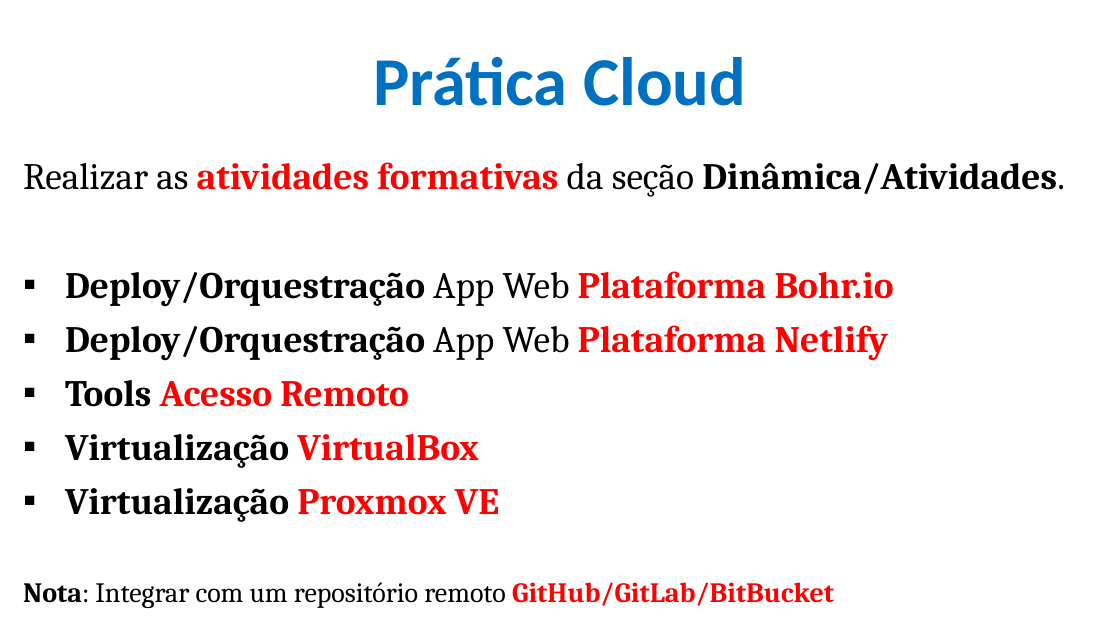
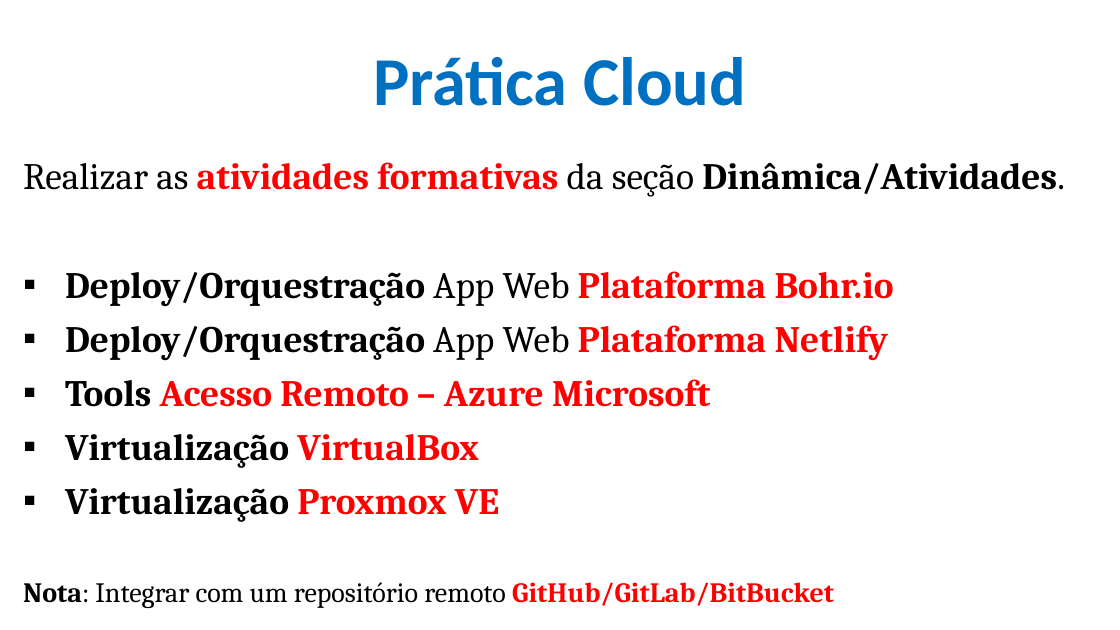
Before and after one commit to CloudEducationBrazil/WydenComputacaoNuvemWebServicesLinux, a slide deck: slide 3 of 01 Classes/Aula 04 - Computação em Nuvem e Web Services em Linux Prática.pptx. Drawn at 1120x630 pixels with LibreOffice and Linux fonts; fonts in the diff are those of the drawing; background and template pictures are left out. Boxes give left, top, right and bottom in pixels: in the first picture for what was removed or moved away, otherwise in the second. Text is boxed around its words. In the diff, an @@ line names an element or a change of style, - is before the commit and + after.

Commit message:
ppt cloud computing SLA 30032023

```diff
--- a/01 Classes/Aula 04 - Computação em Nuvem e Web Services em Linux Prática.pptx
+++ b/01 Classes/Aula 04 - Computação em Nuvem e Web Services em Linux Prática.pptx
@@ text at (65, 379, 711, 407): text changed @@
-▪ Tools Acesso Remoto
+▪ Tools Acesso Remoto – Azure Microsoft
```
Also in this commit, not shown: 2 other slides changed, 3 other files.
